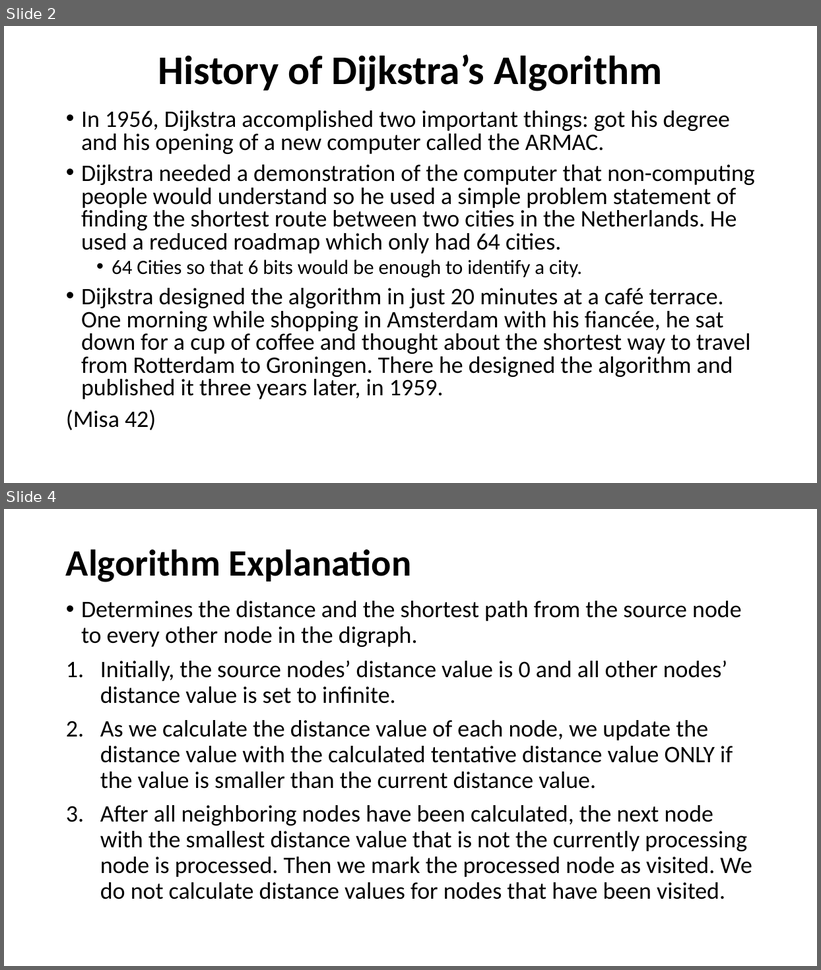
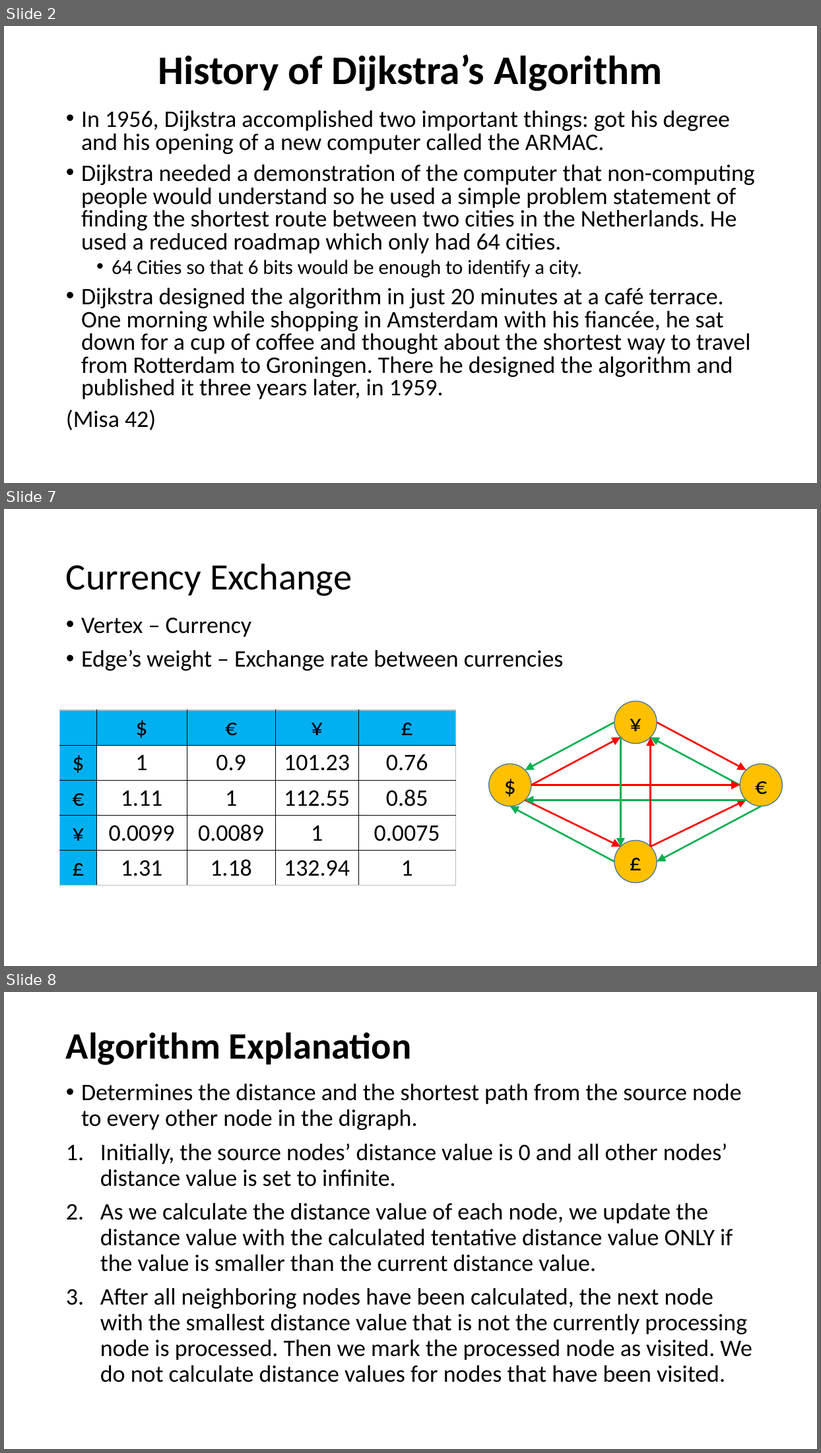
Before and after one commit to belavina/Assignment3_DSA, a slide deck: Assignment3_DSA.pptx. Shown one above the other, each under a label of ours: slides 2 and 4 before the commit, slides 2, 7 and 8 after it; the slides between them are not shown. The pictures are 821x970 and 821x1453 pixels, drawn with LibreOffice and Linux fonts; fonts in the diff are those of the drawing. Boxes give left, top, right and bottom in pixels: in the first picture for what was removed or moved away, otherwise in the second. Text is boxed around its words. In the diff, an @@ line names an element or a change of style, - is before the commit and + after.

```diff
--- a/Assignment3_DSA.pptx
+++ b/Assignment3_DSA.pptx
@@ slide 7 added at box(4, 509, 817, 966), background #FFFFFF @@
@@ title added at box(66, 563, 352, 596), 44 pt, text #000000 @@
+Currency Exchange
@@ text added at box(81, 617, 564, 671), 28 pt, text #000000 @@
+• Vertex – Currency
+• Edge’s weight – Exchange rate between currencies
@@ ellipse added at box(614, 701, 657, 744), fill #FFC000, outline #43739E 1 pt, 28 pt, text #000000 @@
+¥
@@ table added at box(60, 710, 456, 883), 5 rows, 5 columns @@
+ | $ | € | ¥ | £
+$ | 1 | 0.9 | 101.23 | 0.76
+€ | 1.11 | 1 | 112.55 | 0.85
+¥ | 0.0099 | 0.0089 | 1 | 0.0075
+£ | 1.31 | 1.18 | 132.94 | 1
@@ arrow added from (614, 722) to (525, 770), #00B050 2 pt @@
@@ arrow added from (657, 722) to (746, 770), #FF0000 2 pt @@
@@ arrow added from (531, 786) to (620, 738), #FF0000 2 pt @@
@@ arrow added from (620, 738) to (620, 847), #00B050 2 pt @@
@@ arrow added from (741, 786) to (651, 738), #00B050 2 pt @@
@@ arrow added from (651, 847) to (651, 738), #FF0000 2 pt @@
@@ ellipse added at box(489, 764, 531, 807), fill #FFC000, outline #43739E 1 pt, 28 pt, text #000000 @@
+$
@@ ellipse added at box(741, 764, 783, 807), fill #FFC000, outline #43739E 1 pt, 28 pt, text #000000 @@
+€
@@ arrow added from (531, 786) to (741, 786), #FF0000 2 pt @@
@@ arrow added from (525, 801) to (620, 847), #FF0000 2 pt @@
@@ arrow added from (746, 801) to (525, 801), #00B050 2 pt @@
@@ arrow added from (651, 847) to (746, 801), #FF0000 2 pt @@
@@ arrow added from (614, 862) to (510, 807), #00B050 2 pt @@
@@ arrow added from (762, 807) to (657, 862), #00B050 2 pt @@
@@ ellipse added at box(614, 841, 657, 883), fill #FFC000, outline #43739E 1 pt, 28 pt, text #000000 @@
+£
@@ what was slide 4 is now slide 8 @@
```
Also in this commit, not shown: 9 slides changed, 11 other slides added.
